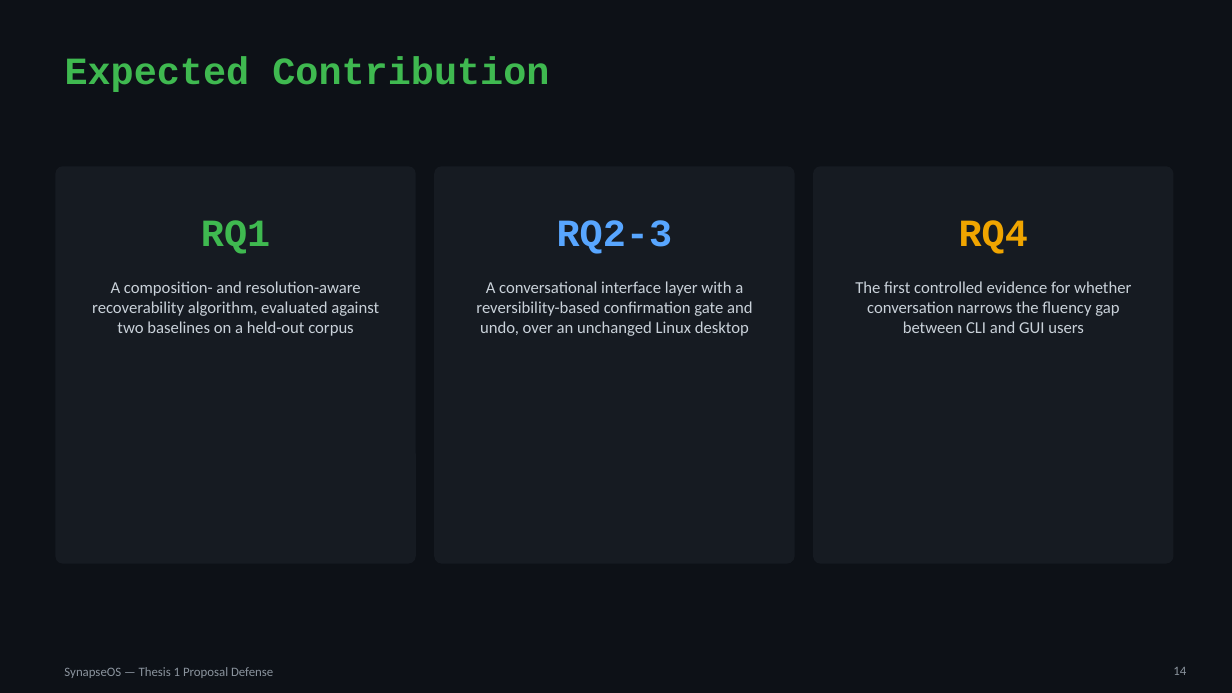
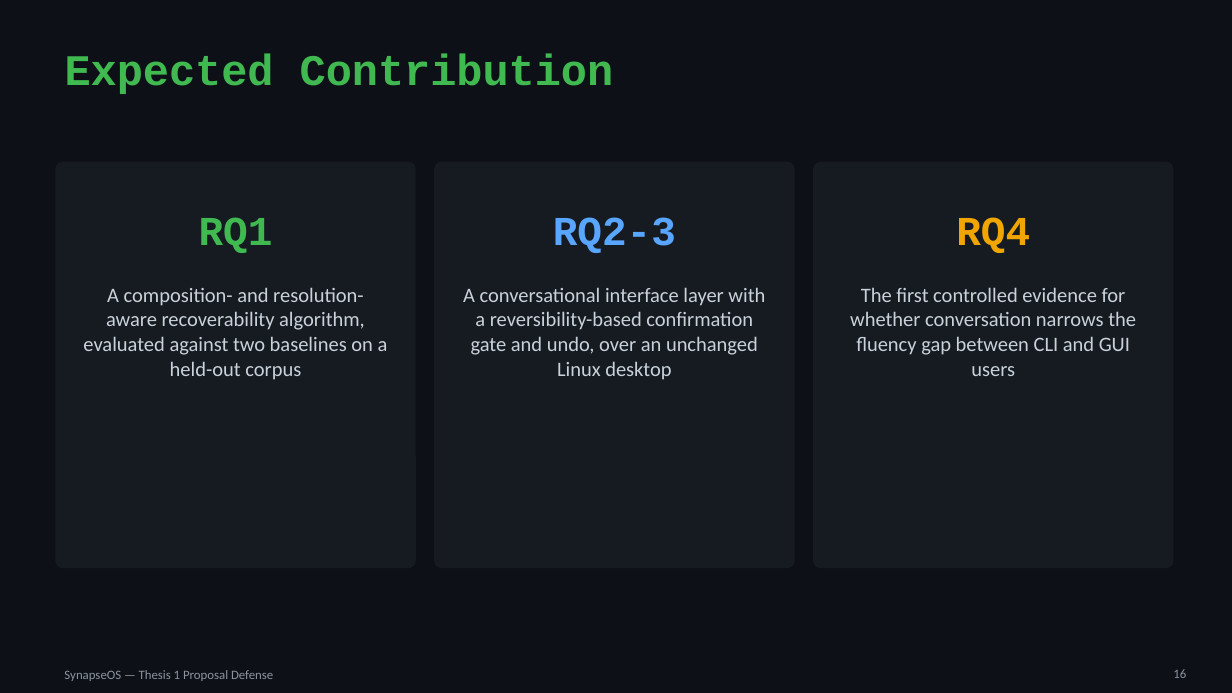
Before and after one commit to willardcsoriano/thesis, a slide deck: slide 16 of thesis 1/defense/SynapseOS_Proposal_Defense.pptx (slide 14 before the commit). Drawn at 1232x693 pixels with LibreOffice and Linux fonts; fonts in the diff are those of the drawing. Boxes give left, top, right and bottom in pixels: in the first picture for what was removed or moved away, otherwise in the second. Text is boxed around its words. In the diff, an @@ line names an element or a change of style, - is before the commit and + after.

```diff
--- a/thesis 1/defense/SynapseOS_Proposal_Defense.pptx
+++ b/thesis 1/defense/SynapseOS_Proposal_Defense.pptx
@@ title "Expected Contribution" at bbox=[65, 53, 614, 94]: size 30 to 34 pt @@
@@ rounded rectangle: place and size @@
-rounded rectangle at bbox=[55, 166, 416, 564]
+rounded rectangle at bbox=[55, 162, 416, 568]
@@ rounded rectangle: place and size @@
-rounded rectangle at bbox=[434, 166, 795, 564]
+rounded rectangle at bbox=[434, 162, 795, 568]
@@ rounded rectangle: place and size @@
-rounded rectangle at bbox=[813, 166, 1174, 564]
+rounded rectangle at bbox=[813, 162, 1174, 568]
@@ size 30 to 32 pt in 3 elements at bbox=[199, 217, 273, 253], bbox=[553, 217, 676, 253], bbox=[956, 217, 1030, 253] @@
@@ size 13 to 16 pt in 3 elements at bbox=[463, 287, 765, 380], bbox=[83, 287, 388, 380], bbox=[850, 287, 1136, 376] @@
@@ page number removed at bbox=[1173, 667, 1186, 675] @@
-14
@@ page number added at bbox=[1173, 669, 1186, 678], 10 pt, text #8B949E @@
+16
```
Also in this commit, not shown: 14 other slides changed, 2 slides added, 2 other files.
